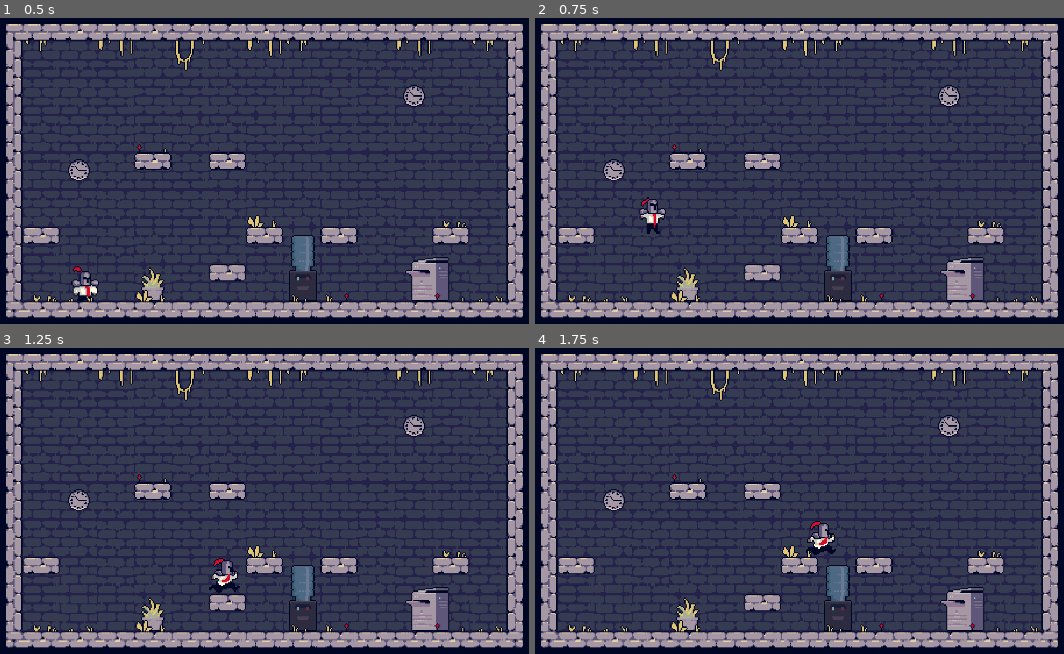
Above: before the commit, frames 1-4 (two rows, left to right).
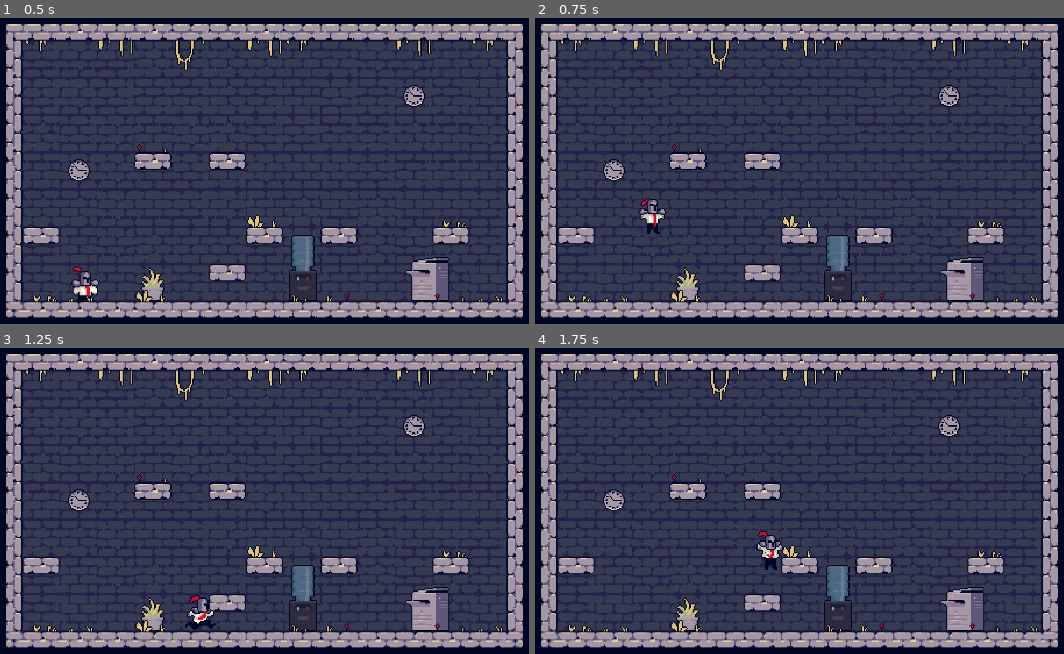
Above: after the commit, the same moments.

Repository: joshuatehrlich/overtime-knight
Game: Godot game, scene res://scenes/main.tscn
The game is run twice, just before and just after one commit, with the same random seed, the same clock (stepped at 60 frames per second) and the same inputs.
Inputs:
- Up to frame 1 (0.5 s): no input
- Up to frame 2 (0.75 s): hold D (right) from 0.53 s (still down); hold Space (jump) from 0.53 s (still down)
- Up to frame 3 (1.25 s): keep holding D (right); keep holding Space (jump)
- Up to frame 4 (1.75 s): keep holding D (right); release Space (jump) at 1.28 s; tap Space (jump) at 1.35, 1.52 s

Frame 1 is identical in both runs. In frame 2, less than 0.1% of the frame differs, in the area x 19-25%, y 58-71%; in frame 3, 0.7%; in frame 4, 0.8%, in the area x 41-57%, y 56-73%.

Commit message:
use constant for jump hold thresh

Diff:
--- a/scripts/player.gd
+++ b/scripts/player.gd
@@ -8,6 +8,7 @@
 
 @export var JUMP_SPEED: float = 200
 @export var JUMP_HOLD_GRAVITY_FACTOR: float = 0.5
+@export var JUMP_HOLD_VELOCITY_THRESHOLD: float = 100.0
 @export var TERMINAL_FALL_SPEED: float = 500
 
 @export var COYOTE_TIME_SECS: float = 0.1
@@ -60,7 +61,7 @@
 
 	if (is_on_floor() || last_grounded <= COYOTE_TIME_SECS) && last_jump_input <= COYOTE_TIME_SECS:
 		velocity.y = -JUMP_SPEED
-	elif abs(velocity.y) < 200.0 && Input.is_action_pressed("jump"):
+	elif abs(velocity.y) < JUMP_HOLD_VELOCITY_THRESHOLD && Input.is_action_pressed("jump"):
 		gravity_coeff = JUMP_HOLD_GRAVITY_FACTOR
 	else:
 		gravity_coeff = 1.0
